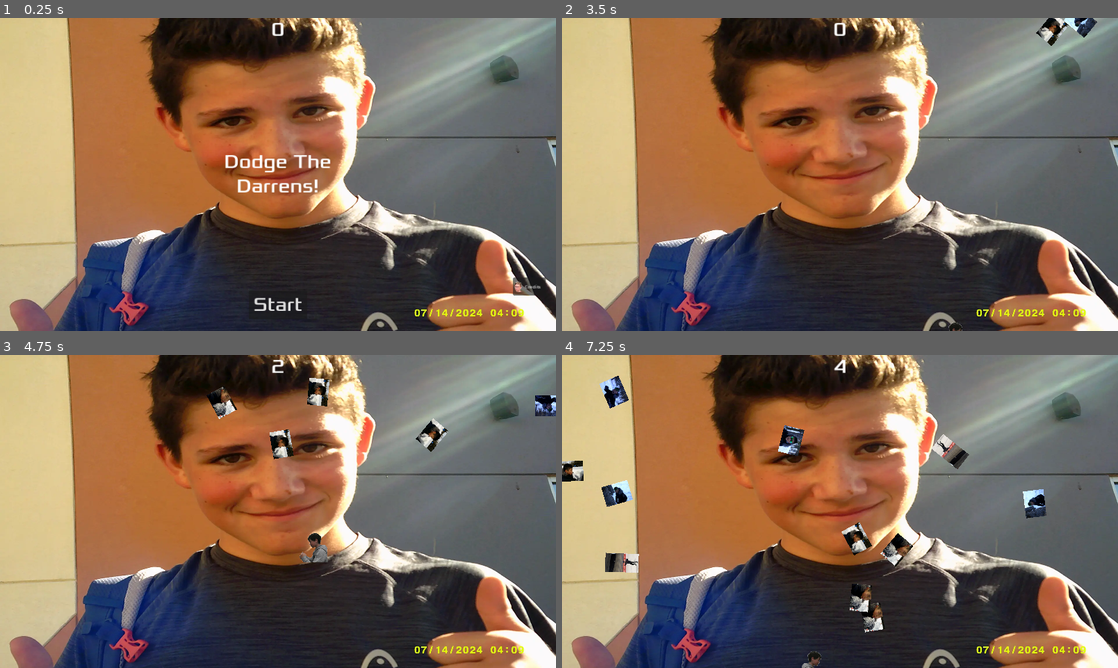
Above: before the commit, frames 1-4 (two rows, left to right).
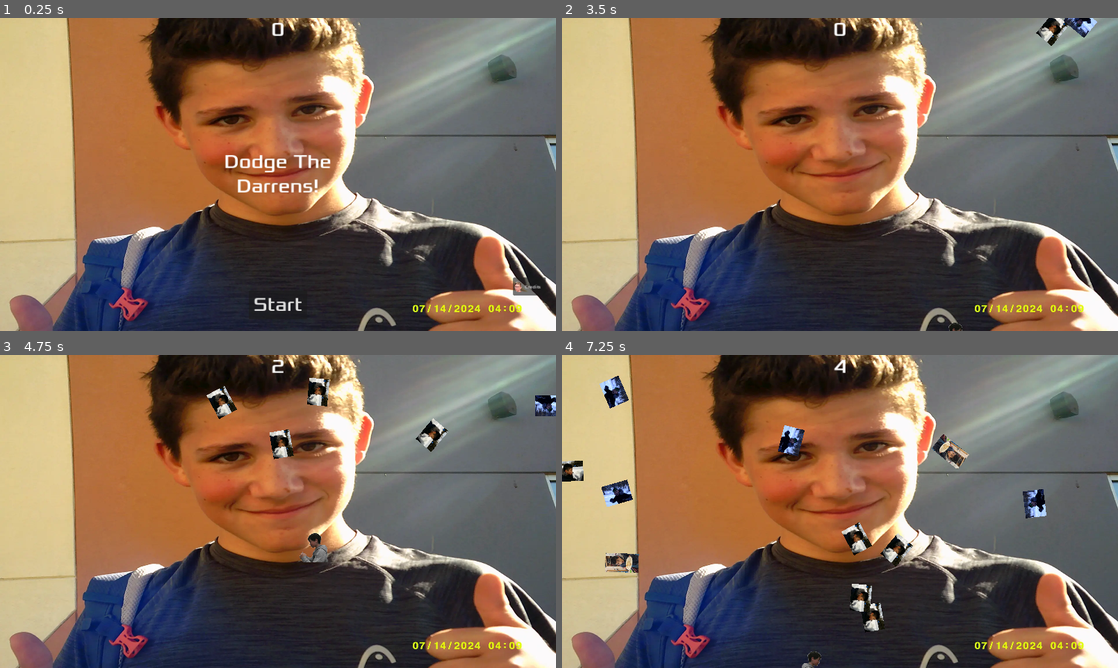
Above: after the commit, the same moments.

Repository: DodgeTheDarins/Dodge-The-Darins
Game: Godot game, scene res://main.tscn
Same seed, same stepped clock (60 frames per second), same inputs: the game is played once before the commit and once after it.
Inputs:
- Up to frame 1 (0.25 s): no input
- Up to frame 2 (3.5 s): click "Start" at 0.5 s; tap Enter at 1.25 s; hold Right (move_right) 1.28-2.03 s; hold A (a) 1.28-2.03 s; tap D (d) at 1.55, 2.1 s; tap Space at 2 s; hold Down (move_down) 2.03-2.78 s; tap S (s) at 2.3 s; hold Right (move_right) from 2.78 s (still down); hold S (s) from 2.78 s (still down); tap W (w) at 3.05 s
- Up to frame 3 (4.75 s): release Right (move_right) at 3.53 s; release S (s) at 3.53 s; hold Up (move_up) 3.53-4.28 s; tap W (w) at 3.6 s; tap A (a) at 3.8 s; hold Left (move_left) from 4.28 s (still down); hold A (a) from 4.28 s (still down); tap D (d) at 4.55 s
- Up to frame 4 (7.25 s): release A (a) at 5.03 s; tap D (d) at 5.1 s; tap S (s) at 5.3 s; release Left (move_left) at 5.78 s; hold Down (move_down) 5.78-6.53 s; hold S (s) 5.78-6.53 s; tap W (w) at 6.05, 6.6 s; hold Right (move_right) from 6.53 s (still down); tap A (a) at 6.8 s

The runs differ from the first frame. In frame 1, 9.1% of the frame differs, in the area x 0-100%, y 0-100%; in frame 2, 9.4%; in frame 3, 9.3%; in frame 4, 11%.

Commit message:
idk godot not working

Diff:
--- a/main.gd
+++ b/main.gd
@@ -14,7 +14,7 @@
 func _ready(): pass
 
 # Called every frame. 'delta' is the elapsed time since the previous frame.
-func _process(delta: float) -> void:
+func _process(_delta: float) -> void:
 	pass
 
 
@@ -40,7 +40,6 @@
 	$HUD.show_message("Get Ready")
 	get_tree().call_group("mobs", "queue_free")
 	music = randi_range(0,4)
-	music = 4
 	if music == 0:
 		$Music/Music1.play()
 	elif music == 1:
--- a/main.tscn
+++ b/main.tscn
@@ -6,12 +6,13 @@
 [ext_resource type="Texture2D" uid="uid://dun8dw6msjrmd" path="res://art/background.webp" id="3_1emar"]
 [ext_resource type="PackedScene" uid="uid://c1knb00ax4r0" path="res://hud.tscn" id="4_tovij"]
 [ext_resource type="AudioStream" uid="uid://dkfupqnwjpkg5" path="res://music/alex.ogg" id="6_rnvrp"]
-[ext_resource type="AudioStream" uid="uid://fi72koc2exqk" path="res://music/gameover.wav" id="7_b14pb"]
 [ext_resource type="AudioStream" uid="uid://dlw8pt4ymdrbi" path="res://music/cat.ogg" id="8_uuyan"]
 [ext_resource type="AudioStream" uid="uid://b2mx7g0ojexmo" path="res://music/house_in_a_forest.ogg" id="9_ghnxu"]
+[ext_resource type="AudioStream" uid="uid://bwu7dicxoflv0" path="res://music/gameover.ogg" id="9_r8rt6"]
 [ext_resource type="AudioStream" uid="uid://cx0xdgsfhg5t7" path="res://music/sharks.ogg" id="10_hhh83"]
 [ext_resource type="AudioStream" uid="uid://cv7x03075c7yl" path="res://music/shrimp.ogg" id="10_wraj0"]
 [ext_resource type="AudioStream" uid="uid://wiplow7ih5fu" path="res://music/jeremy.ogg" id="12_2jekh"]
+[ext_resource type="Texture2D" uid="uid://0iqgsod3anmo" path="res://art/background2.webp" id="13_0j1mm"]
 
 [sub_resource type="Curve2D" id="Curve2D_cyfup"]
 _data = {
@@ -19,11 +20,26 @@
 }
 point_count = 5
 
+[sub_resource type="SpriteFrames" id="SpriteFrames_le41o"]
+animations = [{
+"frames": [{
+"duration": 1.0,
+"texture": ExtResource("3_1emar")
+}, {
+"duration": 1.0,
+"texture": ExtResource("13_0j1mm")
+}],
+"loop": true,
+"name": &"default",
+"speed": 0.1
+}]
+
 [node name="Main" type="Node"]
 script = ExtResource("1_8b17j")
 mob_scene = ExtResource("2_fvk5n")
 
 [node name="TextureRect" type="TextureRect" parent="."]
+visible = false
 anchors_preset = 8
 anchor_left = 0.5
 anchor_top = 0.5
@@ -61,7 +77,7 @@
 panning_strength = 2.0
 
 [node name="DeathSound" type="AudioStreamPlayer2D" parent="Player"]
-stream = ExtResource("7_b14pb")
+stream = ExtResource("9_r8rt6")
 volume_db = 9.6
 panning_strength = 3.0
 
@@ -100,6 +116,12 @@
 stream = ExtResource("6_rnvrp")
 panning_strength = 0.0
 
+[node name="AnimatedSprite2D" type="AnimatedSprite2D" parent="."]
+z_index = -10
+position = Vector2(960, 540)
+sprite_frames = SubResource("SpriteFrames_le41o")
+autoplay = "default"
+
 [connection signal="hit" from="Player" to="." method="game_over"]
 [connection signal="timeout" from="MobTimer" to="." method="_on_mob_timer_timeout"]
 [connection signal="timeout" from="ScoreTimer" to="." method="_on_score_timer_timeout"]
--- a/mob.gd
+++ b/mob.gd
@@ -6,12 +6,11 @@
 	var mob_types = $AnimatedSprite2D.sprite_frames.get_animation_names()
 	$AnimatedSprite2D.play(mob_types[randi() % mob_types.size()])
 
-func _on_visible_on_screen_notifier_2d_screen_exited():
-	queue_free()
+#
 func _on_collision_shape_2d_hidden():
 	queue_free()
 func _on_start_game():
 	queue_free()
 # Called every frame. 'delta' is the elapsed time since the previous frame.
-func _process(delta: float) -> void:
+func _process(_delta: float) -> void:
 	pass
--- a/mob.tscn
+++ b/mob.tscn
@@ -58,6 +58,9 @@
 metadata/_edit_group_ = true
 
 [node name="AnimatedSprite2D" type="AnimatedSprite2D" parent="."]
+process_mode = 4
+physics_interpolation_mode = 2
+auto_translate_mode = 1
 sprite_frames = SubResource("SpriteFrames_1vdek")
 animation = &"Paget 1"
 
--- a/player.gd
+++ b/player.gd
@@ -8,6 +8,7 @@
 func _ready() -> void:
 	pass # Replace with function body.
 	screen_size = get_viewport_rect().size
+	$AnimatedSprite2D.play()
 	hide()
 
 # Called every frame. 'delta' is the elapsed time since the previous frame.
@@ -69,7 +70,7 @@
 
 
 
-func _on_body_entered(body: Node2D) -> void:
+func _on_body_entered(_body: Node2D) -> void:
 	if $StartTimer.is_stopped() == true:
 		if Input.is_action_pressed("Cheat") and OS.is_debug_build():
 			pass
--- a/project.godot
+++ b/project.godot
@@ -104,8 +104,10 @@
 
 [rendering]
 
+renderer/rendering_method.web="forward_plus"
 textures/vram_compression/import_etc2_astc=true
-anti_aliasing/quality/msaa_2d=1
+anti_aliasing/quality/msaa_2d=3
 viewport/hdr_2d=true
+anti_aliasing/quality/screen_space_aa=1
 anti_aliasing/quality/use_taa=true
 2d/snap/snap_2d_transforms_to_pixel=true
--- a/web/index.manifest.json
+++ b/web/index.manifest.json
@@ -1 +1 @@
-{"background_color":"#000000","display":"standalone","icons":[{"si …(271 unchanged characters)…
+{"background_color":"#004900","display":"standalone","icons":[{"si …(271 unchanged characters)…
Binary file added: art/background2.webp
Not shown, added: art/background2.webp.import
Not shown, changed: export_presets.cfg
Not shown, removed: fonts/FONTLOG.txt
Not shown, removed: fonts/LICENSE.txt
Not shown: 1 places in main.tscn that only renumber resources
Not shown, added: music/gameover.ogg.import
Not shown, added: music/gameover.ogg
Not shown, changed: web/index.html
Not shown, changed: web/index.pck
Not shown, changed: web/index.service.worker.js
Not shown, changed: web/web.zip
